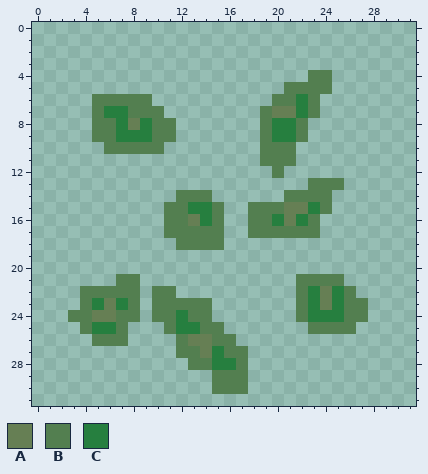
Two versions of one pixel-art sprite, VoxelEngine/VoxelEngine/VoxelEngine/Resources/Textures/oak leaves.png. Above: the version before the commit.
The file is 32x32 pixels. Colours within 5 levels of each other are drawn and written as one.
Palette (. is transparent): A #667f54  B #537f50  C #267f3f
Pixels before, first column x 3:
 4 ....................BB...
 5 ..................BBBB...
 6 ..BBBBB..........BBCB....
 7 ..BCCBBB........BAACB....
 8 ..BBCACBB.......BCCB.....
 9 ..BBCCCBB.......BCCB.....
10 ...BBBBB........BBB......
11 ................BBB......
12 .................B.......
13 ....................BBB..
14 .........BBB......BBBB...
15 ........BBCCB..BBBAACB...
16 ........BBACB..BBCACB....
17 ........BBBBB..BBBBBB....
18 .........BBBB............
19 .........................
20 .........................
21 ....BB.............BBBB..
22 .BBBBB.BB..........BCACB.
23 .BCACB.BBBBB.......BCACBB
24 BBAABB.BBCBB.......BCCCBB
25 .BCCB...BCCBB.......BBBB.
26 ..BBB....BAABB...........
27 .........BBACBB..........
28 ..........BBCCB..........
29 ............BBB..........
30 ............BBB..........
After:
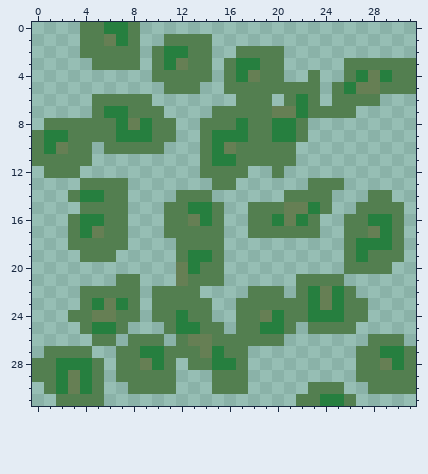
Changes in this commit:
{"y":0,"x":4,"old":".....","new":"BBCCB"}
{"y":1,"x":4,"old":".....","new":"BBACB"}
{"y":1,"x":11,"old":"....","new":"BBBB"}
{"y":2,"x":4,"old":".....","new":"BBBBB"}
{"y":2,"x":10,"old":".....","new":"BCCBB"}
{"y":2,"x":17,"old":"....","new":"BBBB"}
{"y":3,"x":5,"old":"....","new":"BBBB"}
{"y":3,"x":10,"old":".....","new":"BCABB"}
{"y":3,"x":16,"old":".....","new":"BCCBB"}
{"y":3,"x":26,"old":"......","new":"BBBBBB"}
{"y":4,"x":10,"old":".....","new":"BBBBB"}
{"y":4,"x":16,"old":".....","new":"BCABB"}
{"y":4,"x":24,"old":"B","new":"."}
{"y":4,"x":26,"old":"......","new":"BCACBB"}
{"y":5,"x":11,"old":"...","new":"BBB"}
{"y":5,"x":16,"old":".....","new":"BBBBB"}
{"y":5,"x":24,"old":"B.......","new":".BCAABBB"}
{"y":6,"x":17,"old":"...B","new":"BBB."}
{"y":6,"x":25,"old":"....","new":"BBBB"}
{"y":7,"x":15,"old":"....","new":"BBBB"}
{"y":7,"x":24,"old":"...","new":"BBB"}
{"y":8,"x":1,"old":"....","new":"BBBB"}
{"y":8,"x":14,"old":".....","new":"BBBCB"}
{"y":9,"x":0,"old":".....","new":"BCCBB"}
{"y":9,"x":14,"old":".....","new":"BCCCB"}
{"y":10,"x":0,"old":".....","new":"BCABB"}
{"y":10,"x":14,"old":".....","new":"BCABB"}
{"y":11,"x":0,"old":".....","new":"BBBBB"}
{"y":11,"x":14,"old":".....","new":"BCCBB"}
{"y":12,"x":1,"old":"...","new":"BBB"}
{"y":12,"x":14,"old":"....","new":"BBBB"}
{"y":13,"x":4,"old":"....","new":"BBBB"}
{"y":13,"x":15,"old":"..","new":"BB"}
{"y":14,"x":3,"old":".....","new":"BCCBB"}
{"y":14,"x":28,"old":"..","new":"BB"}
{"y":15,"x":4,"old":"....","new":"BBBB"}
{"y":15,"x":27,"old":"....","new":"BBBB"}
{"y":16,"x":3,"old":".....","new":"BCCBB"}
{"y":16,"x":26,"old":".....","new":"BBCCB"}
{"y":17,"x":3,"old":".....","new":"BCABB"}
{"y":17,"x":26,"old":".....","new":"BBACB"}
{"y":18,"x":3,"old":".....","new":"BBBBB"}
{"y":18,"x":26,"old":".....","new":"BCCCB"}
{"y":19,"x":4,"old":"...","new":"BBB"}
{"y":19,"x":12,"old":"....","new":"BCCB"}
{"y":19,"x":26,"old":".....","new":"BCBBB"}
{"y":20,"x":12,"old":"....","new":"ACBB"}
{"y":20,"x":26,"old":"....","new":"BBBB"}
{"y":21,"x":12,"old":"....","new":"ABBB"}
{"y":22,"x":12,"old":"..","new":"BB"}
{"y":22,"x":18,"old":"...","new":"BBB"}
{"y":23,"x":17,"old":".....","new":"BBBBB"}
{"y":24,"x":17,"old":".....","new":"BBACB"}
{"y":25,"x":17,"old":".....","new":"BBCCB"}
{"y":26,"x":7,"old":"B...","new":".BBB"}
{"y":26,"x":17,"old":"....","new":"BBBB"}
{"y":26,"x":28,"old":"...","new":"BBB"}
{"y":27,"x":1,"old":"....","new":"BBBB"}
{"y":27,"x":7,"old":".....","new":"BBCCB"}
{"y":27,"x":27,"old":".....","new":"BBCCB"}
{"y":28,"x":0,"old":"......","new":"BBCCCB"}
{"y":28,"x":7,"old":".....","new":"BBACB"}
{"y":28,"x":27,"old":".....","new":"BBACB"}
{"y":29,"x":0,"old":"......","new":"BBCACB"}
{"y":29,"x":7,"old":".....","new":"BBBBB"}
{"y":29,"x":27,"old":".....","new":"BBBBB"}
{"y":30,"x":1,"old":".....","new":"BCACB"}
{"y":30,"x":8,"old":"....","new":"BBBB"}
{"y":30,"x":23,"old":"...","new":"BBB"}
{"y":30,"x":28,"old":"....","new":"BBBB"}
{"y":31,"x":2,"old":"....","new":"BBBB"}
{"y":31,"x":22,"old":".....","new":"BBCCB"}
{"label":"changed","picture_box":[32,22,416,406]}
